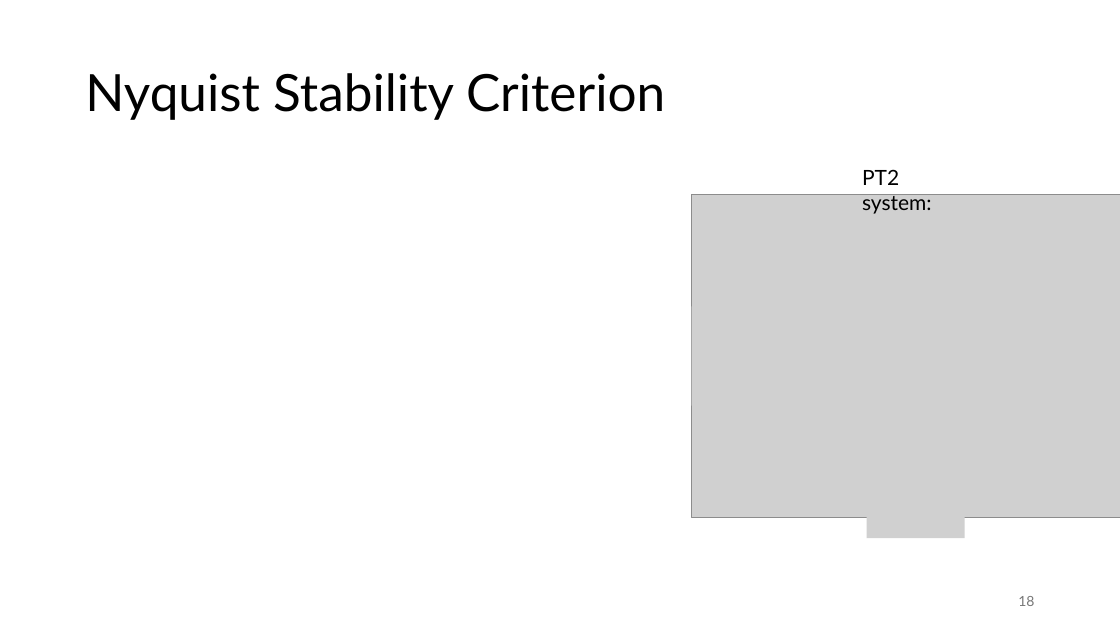
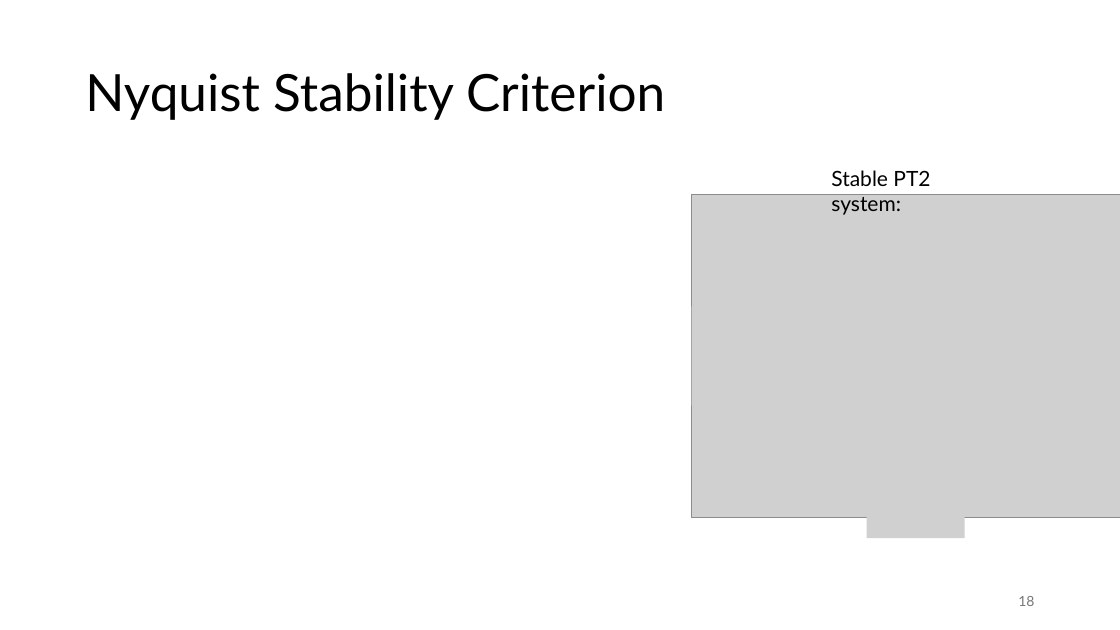
Before and after one commit to FelixWick/control_engineering, a slide deck: slide 18 of slides/4_stability.pptx. Drawn at 1120x630 pixels with LibreOffice and Linux fonts; fonts in the diff are those of the drawing; grey boxes stand for pictures. Boxes give left, top, right and bottom in pixels: in the first picture for what was removed or moved away, otherwise in the second. Text is boxed around its words. In the diff, an @@ line names an element or a change of style, - is before the commit and + after.

Commit message:
Nyquist criterion plot

```diff
--- a/slides/4_stability.pptx
+++ b/slides/4_stability.pptx
@@ text at box(831, 170, 930, 215): text changed @@
-PT2 system:
+Stable PT2 system:
```
Also in this commit, not shown: 2 slides added, 1 other file.
